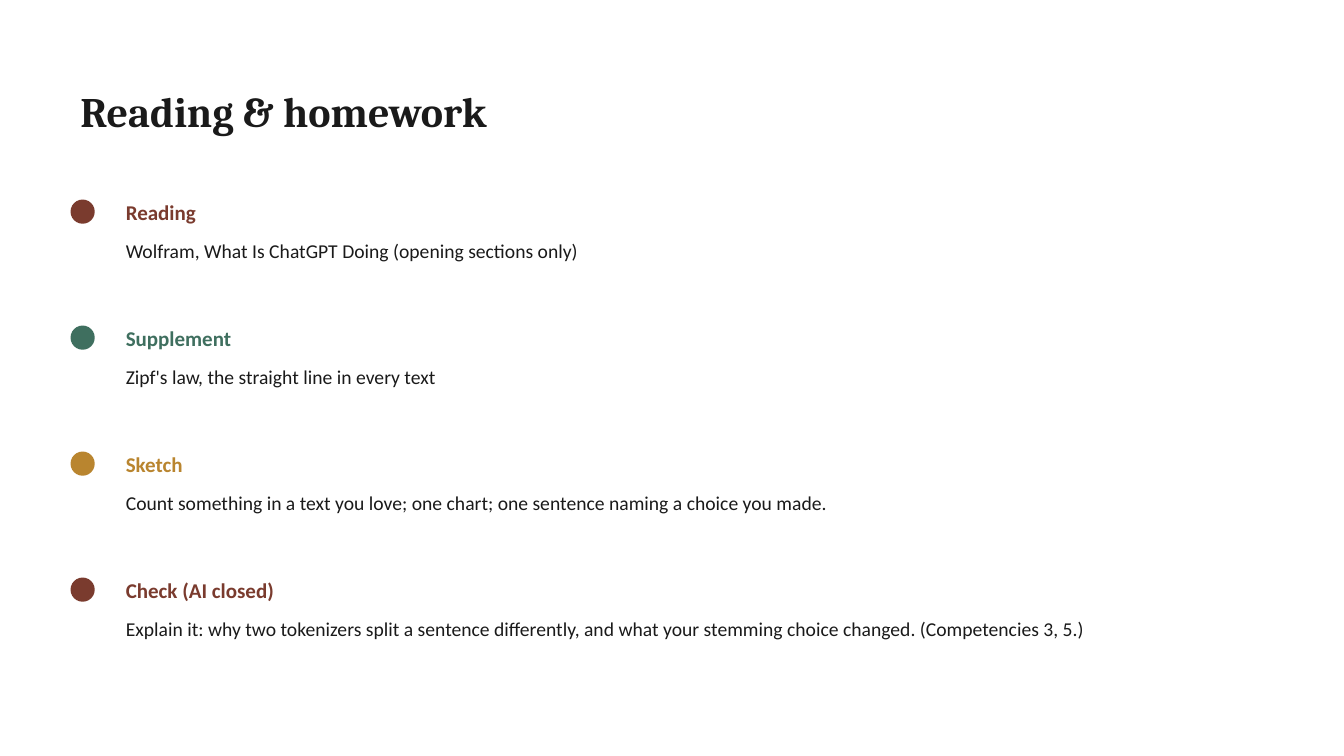
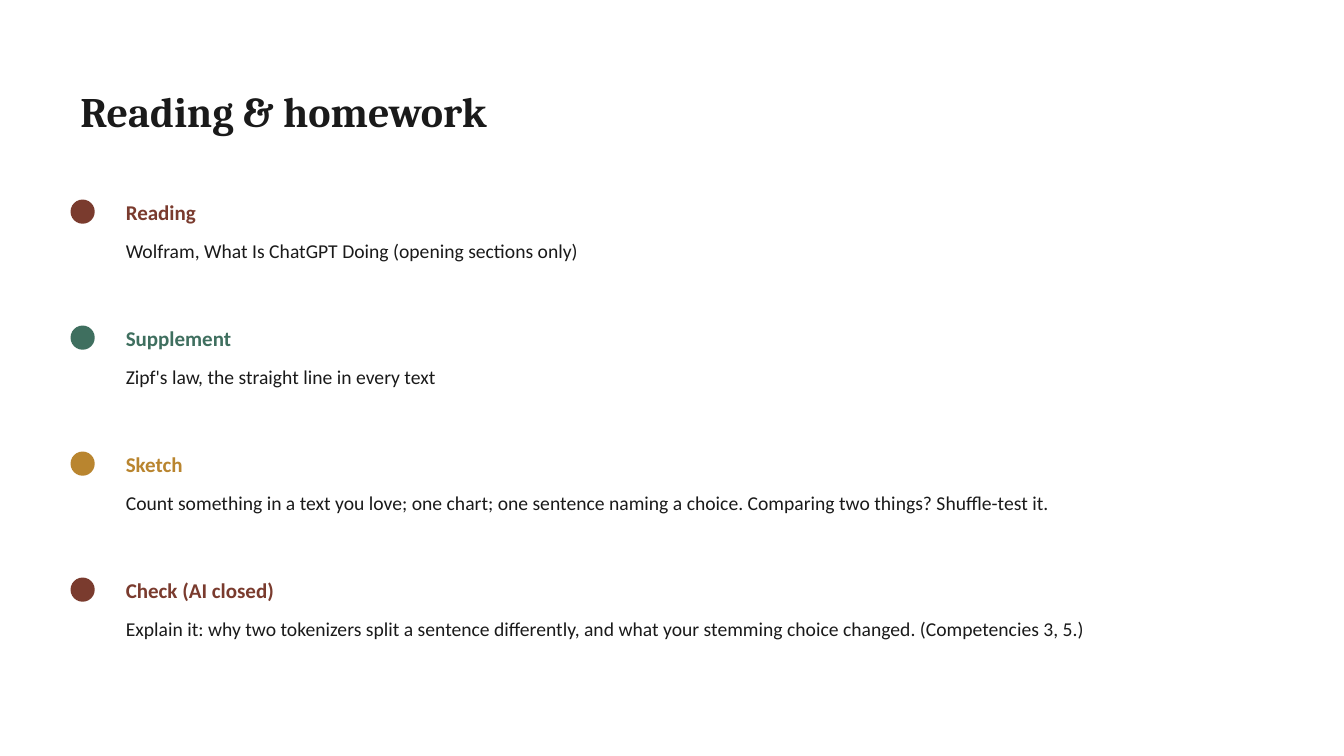
Before and after one commit to lucianli123/culture-as-data-2026, a slide deck: slide 6 of slides/pptx/week-02.pptx. Drawn at 1344x756 pixels with LibreOffice and Linux fonts; fonts in the diff are those of the drawing. Boxes give left, top, right and bottom in pixels: in the first picture for what was removed or moved away, otherwise in the second. Text is boxed around its words. In the diff, an @@ line names an element or a change of style, - is before the commit and + after.

Commit message:
Restructure Weeks 1-2: W1 = counting rows/words/pixels, W2 = advanced counting + light stats
Week 1 now carries counting's first pass on all three shapes of culture: the
wedding rows, a first word count (with the stop-word choice made explicit),
and the pixel-counting image lab.

Week 2 becomes the deep counting week: the Bollen/Schmidt trial, hand
bag-of-words, tokenizers, tf-idf, then two new beats - keyness via log-odds
(with the reveal that She Giggles, He Gallops is exactly this method) and the
shuffle test, permutation-based light statistics with zero formulas (is the
gap real or chance; effect size caveat; seeds Week 8's robustness arc).
Cross-corpus counting folds into the keyness beat as the corpus-pair choice.

Updated across the stack: lesson-plans, syllabus, BUILD-PLAN, notebooks
(week01 + week02, both execute clean), site data, deck threads/sketch,
README tables; docs/, slides.json, week-NN.md, and pptx regenerated;
check_sync passes.

```diff
--- a/slides/pptx/week-02.pptx
+++ b/slides/pptx/week-02.pptx
@@ text at [126,496,1048,514]: text changed @@
-Count something in a text you love; one chart; one sentence naming a choice you made.
+Count something in a text you love; one chart; one sentence naming a choice. Comparing two things? Shuffle-test it.
```
Also in this commit, not shown: 4 other slides changed, 22 other files.
